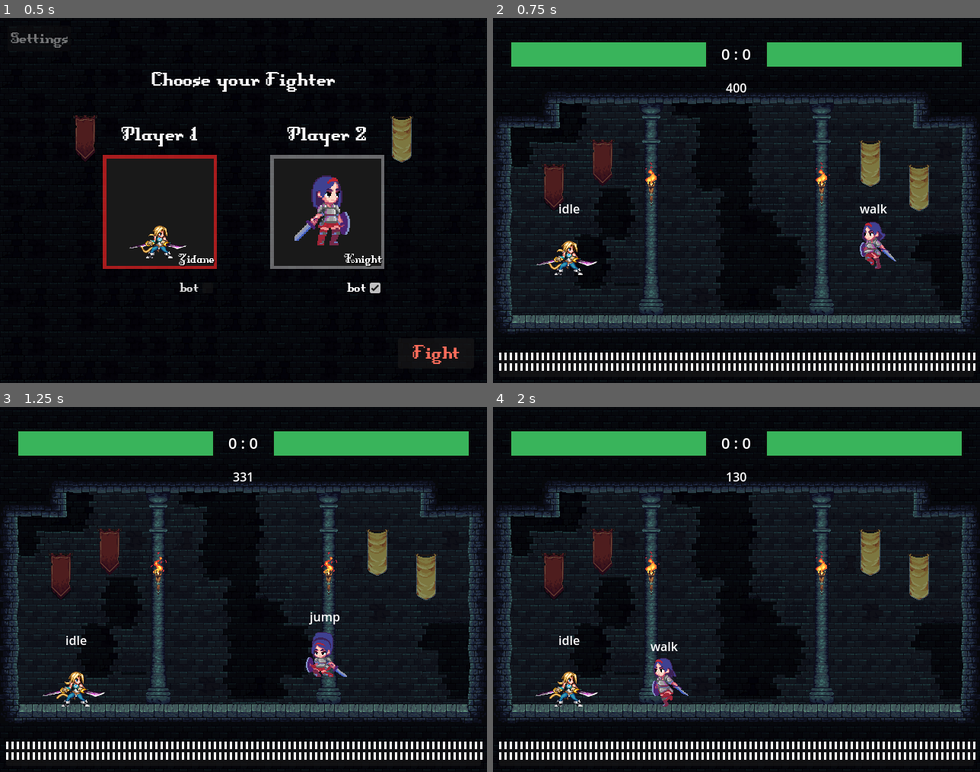
Above: before the commit, frames 1-4 (two rows, left to right).
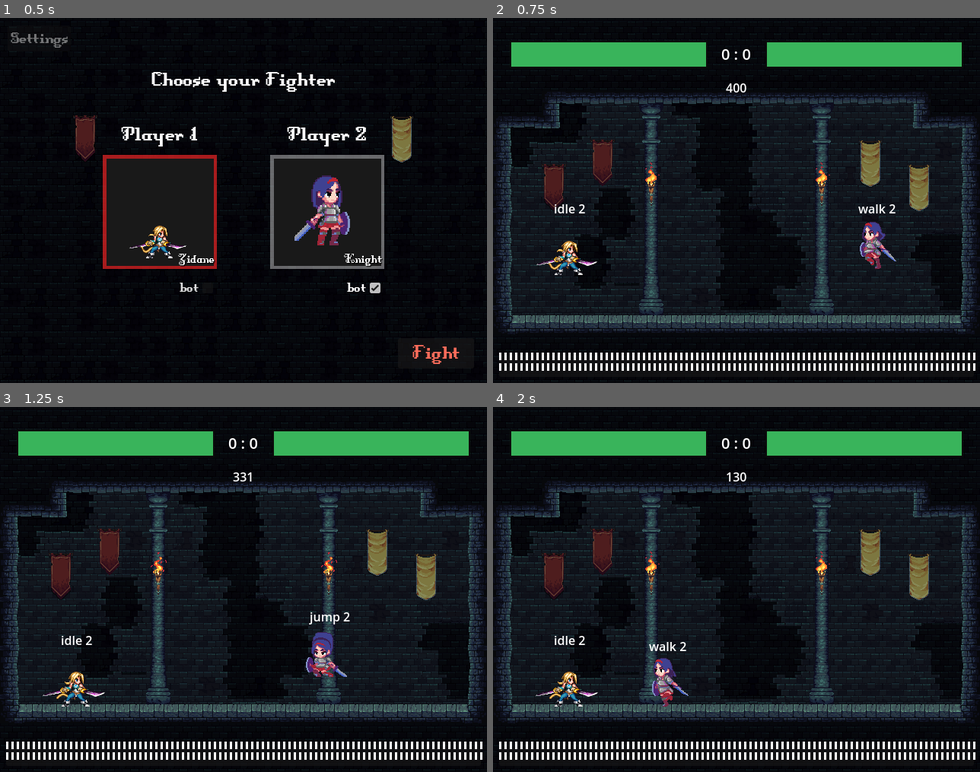
Above: after the commit, the same moments.

Repository: IzalithSky/fighting_game_template
Game: Godot game, scene res://scenes/ui/player_selection.tscn
Two runs of this game, one before a commit and one after it. Both use one fixed random seed, a clock stepped at 60 frames per second and the inputs below.
Inputs (mouse positions are in pixels of both pictures, inside the frame that each line leads up to):
- Up to frame 1 (0.5 s): no input
- Up to frame 2 (0.75 s): click "Fight" at 0.5 s
- Up to frame 3 (1.25 s): no input
- Up to frame 4 (2 s): tap Enter (ui_accept) at 1.25, 1.52 s; move the mouse to (843, 571) at 1.27 s; click (843, 571) at 1.42 s

Frame 1 is identical in both runs. In frame 2, 0.2% of the frame differs, in the area x 12-83%, y 51-54%; in frame 3, 0.1%; in frame 4, 0.2%.

Commit message:
triple-jump

Diff:
--- a/scenes/characters/zidane.tscn
+++ b/scenes/characters/zidane.tscn
@@ -541,7 +541,6 @@
 knokdown_down_duration = 1.4
 
 [node name="collider" type="CollisionPolygon2D" parent="."]
-visible = false
 position = Vector2(5.68434e-14, -9)
 scale = Vector2(0.742188, 0.859375)
 polygon = PackedVector2Array(0, -40, -16, -16, 0, 8, 16, -16)
@@ -555,7 +554,6 @@
 frame_progress = 1.0
 
 [node name="hurtbox" type="Area2D" parent="."]
-visible = false
 collision_layer = 2
 collision_mask = 4
 
@@ -586,7 +584,6 @@
 horizontal_alignment = 1
 
 [node name="attack1" type="Area2D" parent="." node_paths=PackedStringArray("sound_swing", "sound_hit")]
-visible = false
 collision_layer = 4
 collision_mask = 2
 script = ExtResource("14_2csiw")
@@ -608,7 +605,6 @@
 debug_color = Color(0.92549, 0.239216, 0.341176, 0.419608)
 
 [node name="attack2" type="Area2D" parent="." node_paths=PackedStringArray("sound_swing", "sound_hit")]
-visible = false
 collision_layer = 4
 collision_mask = 2
 script = ExtResource("14_2csiw")
@@ -630,7 +626,6 @@
 debug_color = Color(0.92549, 0.239216, 0.341176, 0.419608)
 
 [node name="attack_ranged" type="Area2D" parent="." node_paths=PackedStringArray("sound_swing", "sound_hit")]
-visible = false
 collision_layer = 4
 collision_mask = 2
 script = ExtResource("12_hhpd5")
--- a/scripts/bot/bot_character_state_idle.gd
+++ b/scripts/bot/bot_character_state_idle.gd
@@ -9,15 +9,22 @@
 func process_physics(delta: float) -> State:
 	super(delta)
 
-	if params.projectile_warning == params.ProjectileWarning.WARNING:
-		return state_jump
+	if params.projectile_warning == params.ProjectileWarning.WARNING and not params.is_in_attack_distance():
+		if character.jumps_left > 0:
+			return state_jump
+		else:
+			return state_block
 
 	if params.projectile_warning == params.ProjectileWarning.IMMINENT:
 		return state_block
 
+	if not params.is_in_attack_distance() and character.opponent.fsm.is_state("jump"):
+		state_attack_startup.current_attack = character.attacks["attack_ranged"]
+		return state_attack_startup
+
 	if params.is_in_jump_distance() and character.is_on_floor():
 		var r = params.rng()
-		if r < 0.15:
+		if r < 0.15 and character.jumps_left > 0:
 			return state_jump
 		if r < 0.85:
 			return state_walk
@@ -31,6 +38,9 @@
 		if (character.opponent.fsm.is_state("block") or character.opponent.is_invincible) and character.is_on_floor():
 			return state_walk
 
+		if params.is_opponent_above() and character.jumps_left > 0:
+			return state_jump
+
 		if params.rng() < 0.95 and not character.opponent.is_invincible:
 			if randf() < 0.5:
 				state_attack_startup.current_attack = character.attacks["attack1"]
@@ -38,7 +48,7 @@
 				state_attack_startup.current_attack = character.attacks["attack2"]
 			return state_attack_startup
 
-		if params.rng() < 0.5:
+		if params.rng() < 0.5 and character.jumps_left > 0:
 			return state_jump
 		else:
 			return state_block
--- a/scripts/bot/bot_character_state_jump.gd
+++ b/scripts/bot/bot_character_state_jump.gd
@@ -10,37 +10,35 @@
 	super()
 	character.velocity.x = 0
 	character.velocity.y = 0
-	if not params.is_in_jump_distance():
-		if character.position.x > character.opponent.position.x:
+	params.until_can_jump = params.jump_delay
+
+	if params.is_in_jump_distance():
+		if character.is_opponent_right:
 			character.velocity.x = character.move_speed
-			if character.is_opponent_right:
-				character.anim.play("flip_left")
-			else:
-				character.anim.play("flip_right")
+			character.anim.play("flip_right")
 		else:
 			character.velocity.x = -character.move_speed
-			if character.is_opponent_right:
-				character.anim.play("flip_right")
-			else:
-				character.anim.play("flip_left")
-	else:
-		if character.position.x > character.opponent.position.x:
+			character.anim.play("flip_left")
+	elif not params.is_opponent_above():
+		if character.is_opponent_right:
 			character.velocity.x = -character.move_speed
-			if character.is_opponent_right:
-				character.anim.play("flip_left")
-			else:
-				character.anim.play("flip_right")
+			character.anim.play("flip_right")
 		else:
 			character.velocity.x = character.move_speed
-			if character.is_opponent_right:
-				character.anim.play("flip_right")
-			else:
-				character.anim.play("flip_left")
+			character.anim.play("flip_left")
+
 	character.velocity.y = -character.jump_velocity
 
 
 func process_physics(delta: float) -> State:
 	super(delta)
+
+	if (params.projectile_warning == params.ProjectileWarning.WARNING
+			and not params.is_in_attack_distance()
+			and character.jumps_left > 0
+			and params.is_past_jump_cd()):
+		return state_jump
+
 	if params.is_in_attack_distance():
 		if randf() < 0.5 and not character.opponent.is_invincible:
 			state_attack_startup.current_attack = character.attacks["attack1"]
--- a/scripts/bot/bot_character_state_walk.gd
+++ b/scripts/bot/bot_character_state_walk.gd
@@ -9,15 +9,22 @@
 func process_physics(delta: float) -> State:
 	super(delta)
 
-	if params.projectile_warning == params.ProjectileWarning.WARNING:
-		return state_jump
+	if params.projectile_warning == params.ProjectileWarning.WARNING and not params.is_in_attack_distance():
+		if character.jumps_left > 0:
+			return state_jump
+		else:
+			return state_block
 
 	if params.projectile_warning == params.ProjectileWarning.IMMINENT:
 		return state_block
 
+	if not params.is_in_attack_distance() and character.opponent.fsm.is_state("jump"):
+		state_attack_startup.current_attack = character.attacks["attack_ranged"]
+		return state_attack_startup
+
 	if params.is_in_jump_distance() and character.is_on_floor():
 		var r = params.rng()
-		if r < 0.15:
+		if r < 0.15 and character.jumps_left > 0:
 			return state_jump
 		if r < 0.85:
 			do_move(get_dir_towards_opponent())
@@ -48,13 +55,17 @@
 	if params.is_in_attack_distance():
 		if character.opponent.fsm.is_state("attack_startup") or character.opponent.fsm.is_state("attack_hit"):
 			return state_block
+
+		if params.is_opponent_above() and character.jumps_left > 0:
+			return state_jump
+
 		if params.rng() < 0.75 and not character.opponent.is_invincible:
 			if randf() < 0.5:
 				state_attack_startup.current_attack = character.attacks["attack1"]
 			else:
 				state_attack_startup.current_attack = character.attacks["attack2"]
 			return state_attack_startup
-		if params.rng() < 0.5:
+		if params.rng() < 0.5 and character.jumps_left > 0:
 			return state_jump
 		else:
 			return state_block
@@ -62,8 +73,10 @@
 	if params.rng() < 0.95:
 		do_move(get_dir_towards_opponent())
 		return null
-	else:
+	elif character.jumps_left > 0:
 		return state_jump
+
+	return null
 
 
 func get_dir_towards_opponent() -> float:
--- a/scripts/bot/bot_parameters.gd
+++ b/scripts/bot/bot_parameters.gd
@@ -7,13 +7,16 @@
 var jump_distance: float = 256
 var attack_distance: float = 50
 var projectile_distance: float = 128
-var projectile_warning_distance: float = 64
+var projectile_warning_distance: float = 128
 var projectile_imminent_distance: float = 32
+var opponent_height_threshold: float = 128
 var block_duration: float = 0.5
 var rng_persist_duration: float = 0.5
+var jump_delay: float = 0.5
 
 var current_block_time: float = 0.0
 var current_rng_time: float = 0.0
+var until_can_jump: float = 0.0
 
 @onready var fsm: CharacterStateMachine = get_parent() as CharacterStateMachine
 @onready var state_idle: CharacterStateIdle = get_parent().get_node("Idle") as CharacterStateIdle
@@ -37,6 +40,7 @@
 func _physics_process(delta: float) -> void:
 	projectile_warning = get_projectile_warning()
 	next_rng(delta)
+	next_jump(delta)
 
 
 func is_in_jump_distance() -> bool:
@@ -47,15 +51,19 @@
 	return abs(character.global_position.x - character.opponent.global_position.x) <= attack_distance
 
 
-func is_in_ranged_distance() ->bool:
+func is_in_ranged_distance() -> bool:
 	return abs(character.global_position.x - character.opponent.global_position.x) >= projectile_distance
+
+
+func is_opponent_above() -> bool:
+	return character.global_position.y - character.opponent.global_position.y >= opponent_height_threshold
 
 
 func get_projectile_warning() -> ProjectileWarning:
 	for node in get_tree().get_nodes_in_group("projectiles"):
 		if node is Projectile and node.character == character.opponent:
 			if is_projectile_traveling_towards_me(node):
-				var distance_to_projectile = abs(node.global_position.x - character.global_position.x)
+				var distance_to_projectile = node.global_position.distance_to(character.global_position)
 				if distance_to_projectile <= projectile_imminent_distance:
 					return ProjectileWarning.IMMINENT
 				elif distance_to_projectile <= projectile_warning_distance:
@@ -81,3 +89,12 @@
 
 func rng() -> float:
 	return current_rng
+
+
+func next_jump(delta: float):
+	if until_can_jump > 0:
+		until_can_jump -= delta
+
+
+func is_past_jump_cd() -> bool:
+	return until_can_jump <= 0
--- a/scripts/character/character.gd
+++ b/scripts/character/character.gd
@@ -11,6 +11,7 @@
 @export var knokdown_duration = 2
 @export var active_invincibility_duration = 0.4
 @export var stun_to_knowkdown_duration: float = 1
+@export var max_jumps: int = 2
 @export var input_prefix: String = "p1_"  # To switch between p1_ and p2_
 @export var opponent: Character
 @export var always_face_opponent: bool = true
@@ -26,6 +27,7 @@
 var is_invincible: bool = false
 var knokdown_timer: float = 0
 var active_invincibility_timer: float = 0
+var jumps_left: int = max_jumps
 
 @onready var anim: AnimatedSprite2D = $Animations
 @onready var sound_block = $sound/block
@@ -41,8 +43,9 @@
 func _physics_process(delta: float) -> void:
 	fsm.process_physics(delta)
 	manage_active_invincibility(delta)
-	state_label.text = fsm.state() if not is_invincible else "[i] " + fsm.state()
-
+	if is_on_floor():
+		jumps_left = max_jumps
+	state_label.text = fsm.state() + " " + str(jumps_left) if not is_invincible else "[i] " + fsm.state() + " " + str(jumps_left)
 
 func _input(event: InputEvent) -> void:
 	fsm.process_input(event)
@@ -64,7 +67,7 @@
 	if opponent_pos.x > global_position.x:
 		is_opponent_right = true
 		flip_sprite(1)
-	elif opponent_pos.x < global_position.x:
+	else:
 		is_opponent_right = false
 		flip_sprite(-1)
 
--- a/scripts/character/character_state_jump.gd
+++ b/scripts/character/character_state_jump.gd
@@ -5,3 +5,8 @@
 
 func _ready() -> void:
 	state_name = "jump"
+
+
+func enter() -> void:
+	super()
+	character.jumps_left -= 1
--- a/scripts/player/player_character_state_idle.gd
+++ b/scripts/player/player_character_state_idle.gd
@@ -5,7 +5,7 @@
 
 func process_physics(delta: float) -> State:
 	super(delta)
-	if Input.is_action_pressed(character.input_prefix + "jump") and character.is_on_floor():
+	if Input.is_action_just_pressed(character.input_prefix + "jump") and (character.is_on_floor() or character.jumps_left > 0):
 		return state_jump
 	elif Input.is_action_pressed(character.input_prefix + "left") or Input.is_action_pressed(character.input_prefix + "right"):
 		return state_walk
--- a/scripts/player/player_character_state_jump.gd
+++ b/scripts/player/player_character_state_jump.gd
@@ -33,10 +33,13 @@
 
 
 func process_input(event: InputEvent) -> State:
+	super(event)
 	if event.is_action_pressed(character.input_prefix + "attack1"):
 		state_attack_startup.current_attack = character.attacks["attack1"]
 		return state_attack_startup
 	elif event.is_action_pressed(character.input_prefix + "attack2"):
 		state_attack_startup.current_attack = character.attacks["attack2"]
 		return state_attack_startup
+	elif Input.is_action_just_pressed(character.input_prefix + "jump") and character.jumps_left > 0:
+		return state_jump
 	return null
--- a/scripts/player/player_character_state_walk.gd
+++ b/scripts/player/player_character_state_walk.gd
@@ -7,7 +7,7 @@
 	super(delta)
 	if character.fsm.is_state("block"):
 		return state_stun
-	elif Input.is_action_pressed(character.input_prefix + "jump") and character.is_on_floor():
+	elif Input.is_action_just_pressed(character.input_prefix + "jump") and (character.is_on_floor() or character.jumps_left > 0):
 		return state_jump
 	elif Input.is_action_pressed(character.input_prefix + "block"):
 		return state_block
